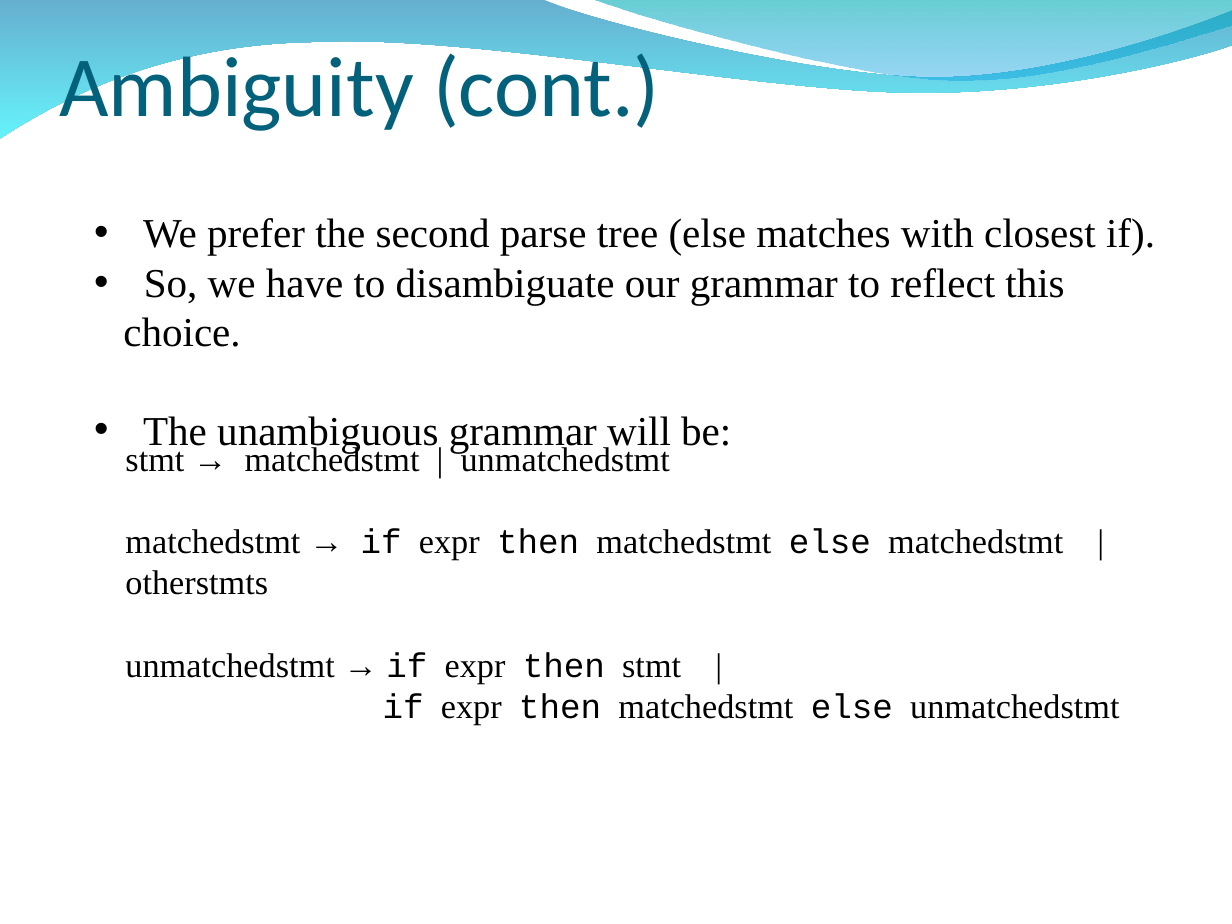
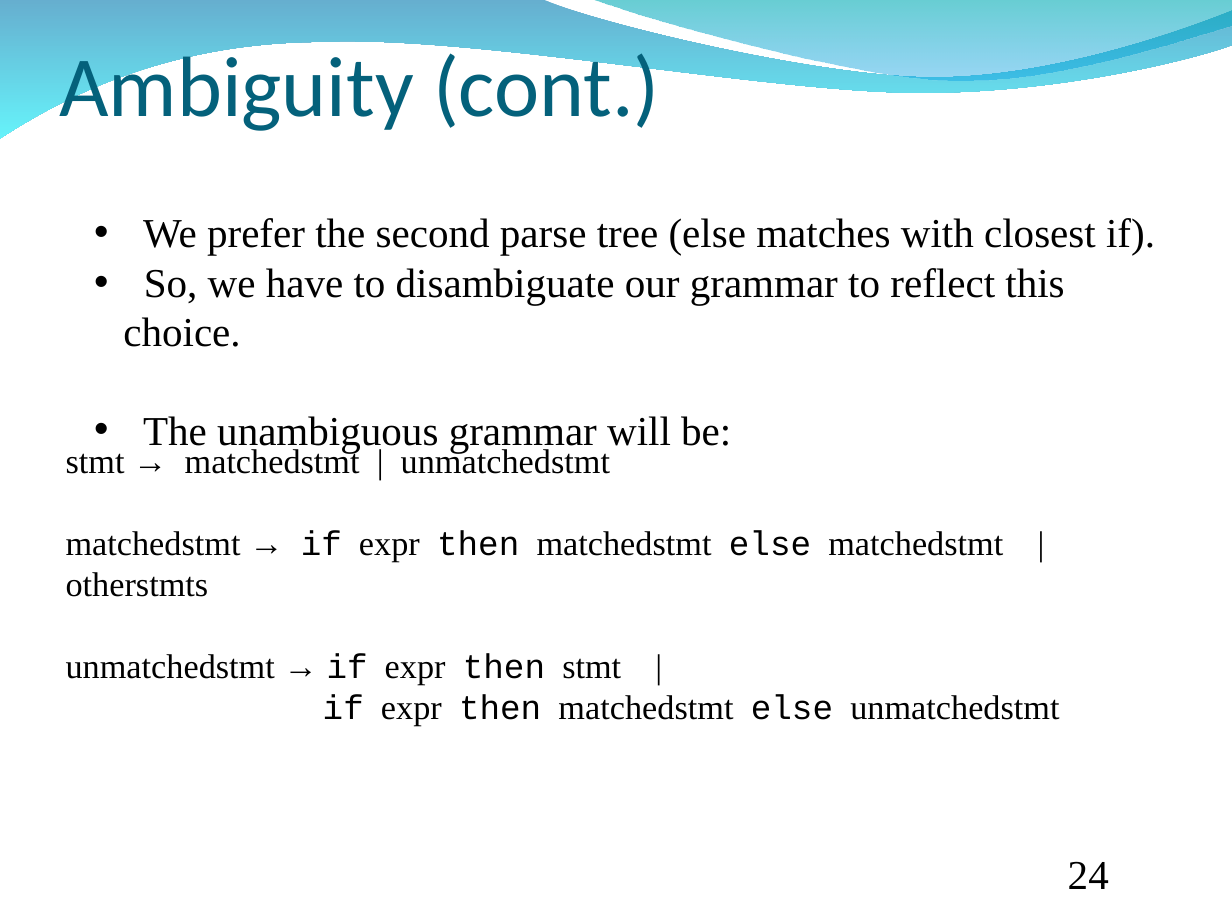
Before and after one commit to GeneralNitin/S6, a slide deck: slide 24 of 02. Compiler Design/PPTs/Module 2.ppt. Drawn at 1232x924 pixels with LibreOffice and Linux fonts; fonts in the diff are those of the drawing; background and template pictures are left out. Boxes give left, top, right and bottom in pixels: in the first picture for what was removed or moved away, otherwise in the second. Text is boxed around its words. In the diff, an @@ line names an element or a change of style, - is before the commit and + after.

```diff
--- a/02. Compiler Design/PPTs/Module 2.ppt
+++ b/02. Compiler Design/PPTs/Module 2.ppt
@@ text "stmt → matchedstmt | unmatchedstmt": place and size @@
-text "stmt → matchedstmt | unmatchedstmt" at box(125, 444, 1119, 725)
+text "stmt → matchedstmt | unmatchedstmt" at box(66, 446, 1059, 726)
@@ page number at box(1068, 861, 1109, 889): text colour #FFFFFF to #000000 @@
```
Also in this commit, not shown: 37 other slides changed, 1 slide removed, 33 other files.
